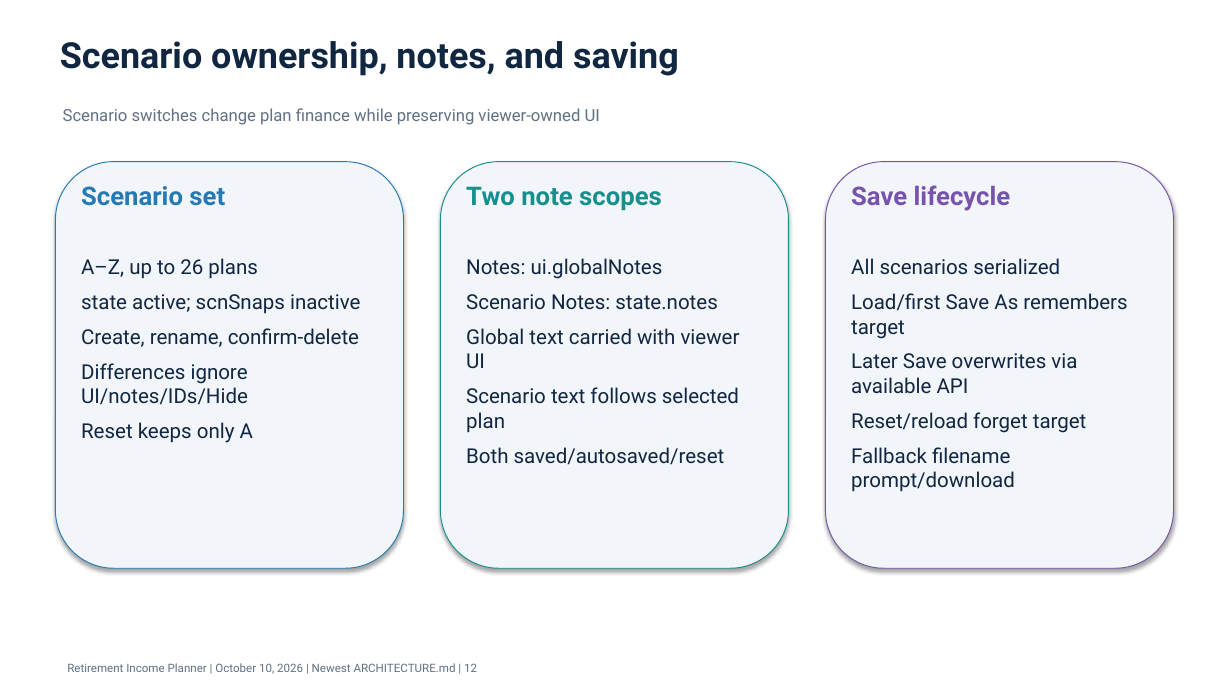
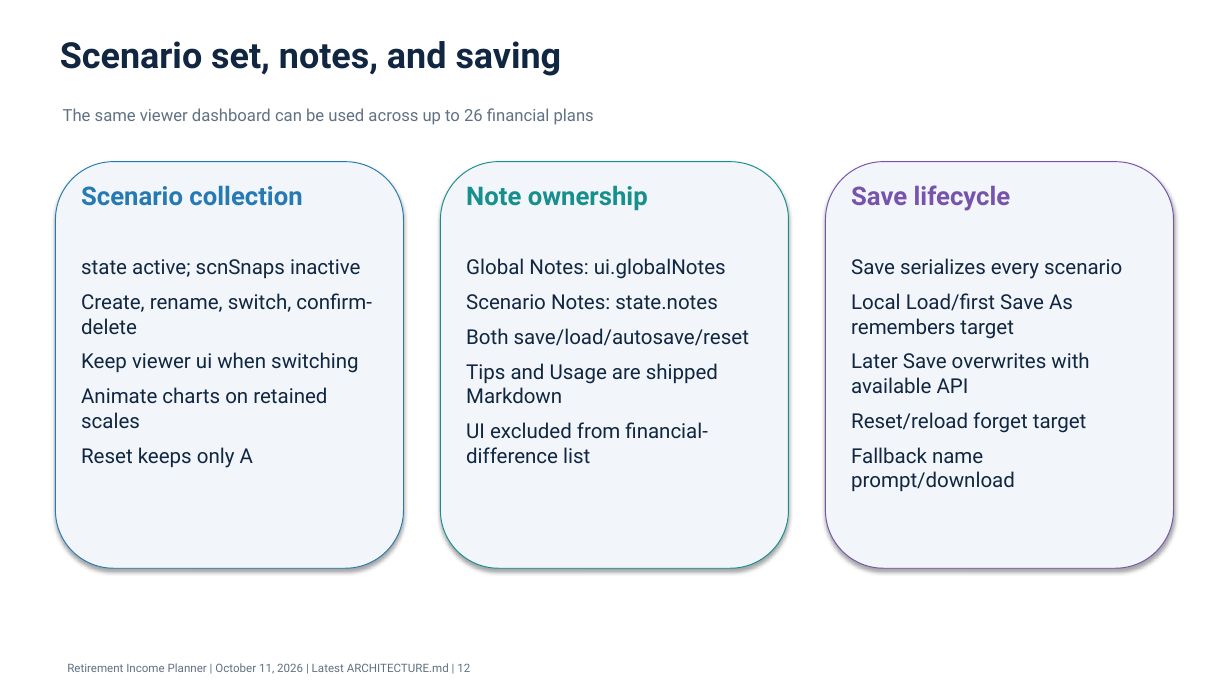
Before and after one commit to howardc64/retirefin, a slide deck: slide 12 of docs/retirement_income_planner_architecture.pptx. Drawn at 1232x693 pixels with LibreOffice and Linux fonts; fonts in the diff are those of the drawing. Boxes give left, top, right and bottom in pixels: in the first picture for what was removed or moved away, otherwise in the second. Text is boxed around its words. In the diff, an @@ line names an element or a change of style, - is before the commit and + after.

```diff
--- a/docs/retirement_income_planner_architecture.pptx
+++ b/docs/retirement_income_planner_architecture.pptx
@@ text at (60,41,562,76): text changed @@
-Scenario ownership, notes, and saving
+Scenario set, notes, and saving
@@ text at (63,108,594,125): text changed @@
-Scenario switches change plan finance while preserving viewer-owned UI
+The same viewer dashboard can be used across up to 26 financial plans
@@ text at (81,185,302,206): text changed @@
-Scenario set
+Scenario collection
@@ text at (466,185,648,211): text changed @@
-Two note scopes
+Note ownership
@@ text at (81,258,257,278): paragraph removed @@
-A–Z, up to 26 plans
@@ text at (466,258,726,279): text changed @@
-Notes: ui.globalNotes
+Global Notes: ui.globalNotes
@@ text at (851,258,1122,393): text changed @@
-All scenarios serialized
-Load/first Save As remembers target
-Later Save overwrites via available API
+Save serializes every scenario
+Local Load/first Save As remembers target
+Later Save overwrites with available API
@@ text at (81,293,372,429): text changed @@
-Create, rename, confirm-delete
-Differences ignore UI/notes/IDs/Hide
+Create, rename, switch, confirm-delete
+Keep viewer ui when switching
+Animate charts on retained scales
@@ text at (466,363,718,463): text changed @@
-Global text carried with viewer UI
-Scenario text follows selected plan
-Both saved/autosaved/reset
+Both save/load/autosave/reset
+Tips and Usage are shipped Markdown
+UI excluded from financial-difference list
@@ text at (851,447,1015,491): text changed @@
-Fallback filename prompt/download
+Fallback name prompt/download
@@ text at (67,663,470,674): text changed @@
-Retirement Income Planner | October 10, 2026 | Newest ARCHITECTURE.md | 12
+Retirement Income Planner | October 11, 2026 | Latest ARCHITECTURE.md | 12
```
Also in this commit, not shown: 6 other slides changed, 7 slides added, 8 slides removed, 20 other files.
